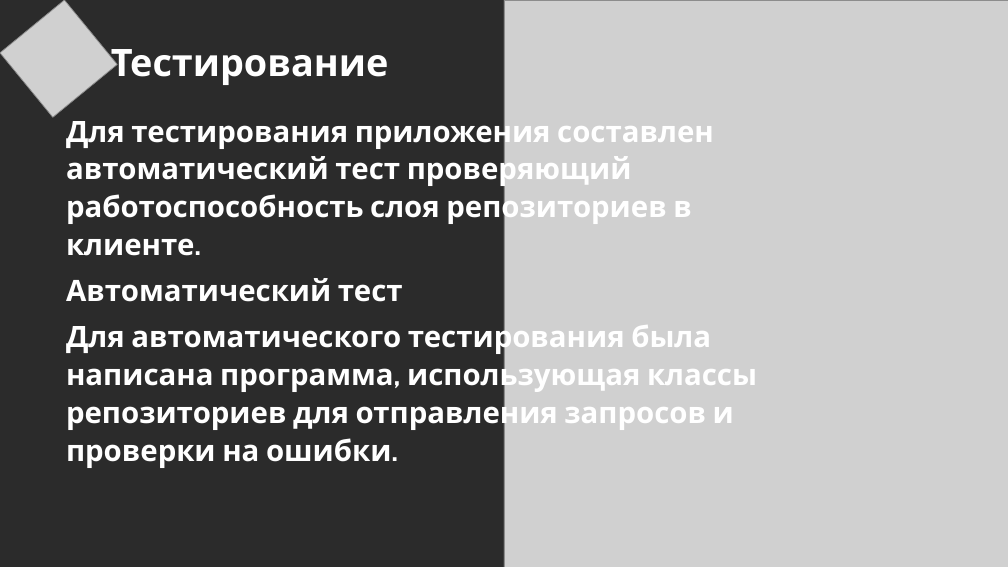
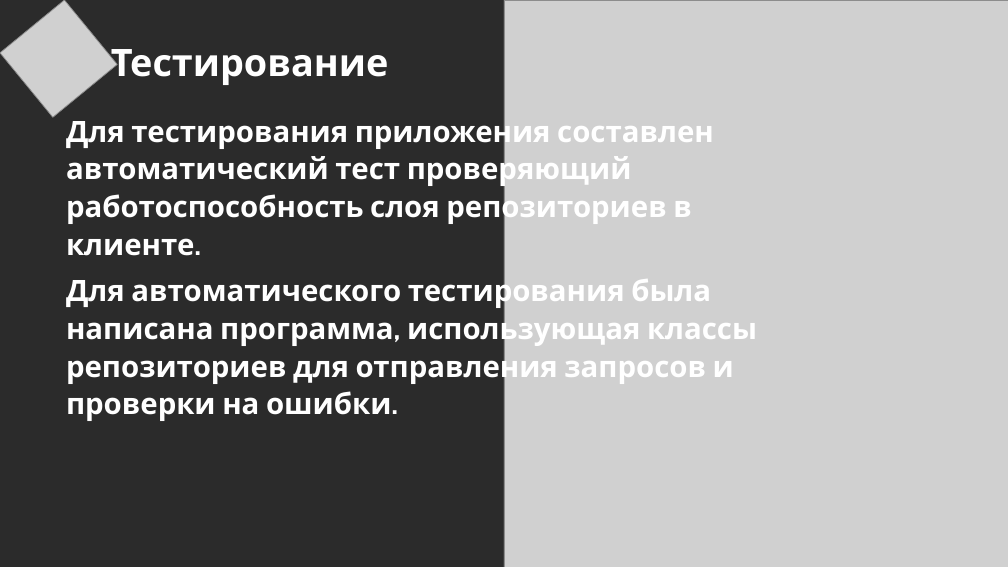
Before and after one commit to IlyaKrn/FlightManagerTPLabNGTU, a slide deck: slide 17 of docs/Презентация1.pptx. Drawn at 1008x567 pixels with LibreOffice and Linux fonts; fonts in the diff are those of the drawing; grey boxes stand for pictures; background and template pictures are left out; a plain dark background stands for a picture behind light text. Boxes give left, top, right and bottom in pixels: in the first picture for what was removed or moved away, otherwise in the second. Text is boxed around its words. In the diff, an @@ line names an element or a change of style, - is before the commit and + after.

Commit message:
small fix presentation

```diff
--- a/docs/Презентация1.pptx
+++ b/docs/Презентация1.pptx
@@ text at <box>66,278,403,302</box>: paragraph removed @@
-Автоматический тест
```
Also in this commit, not shown: 1 other slide changed.
